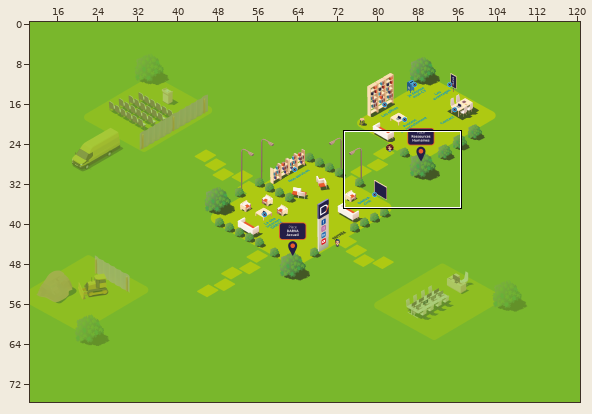
Two states of a Tiled map (JSON), maps/ProjetRH.tmj. The picture above shows the old version from afar; the outline marks the close-up.
Close-up. Before the commit:
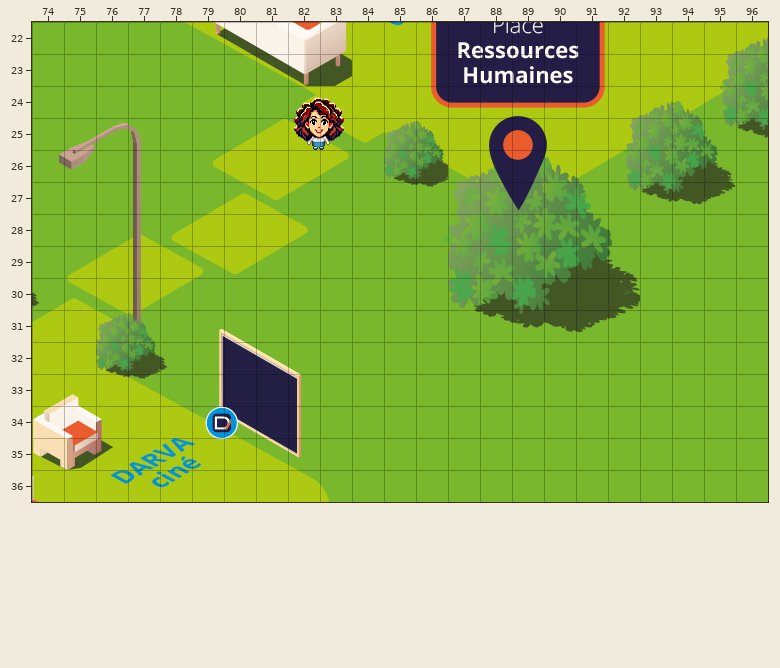
Cells are 32x32 px. Shown: x 74..96, y 22..36. The commit also changed other parts of the map, which this record leaves out.
After the commit:
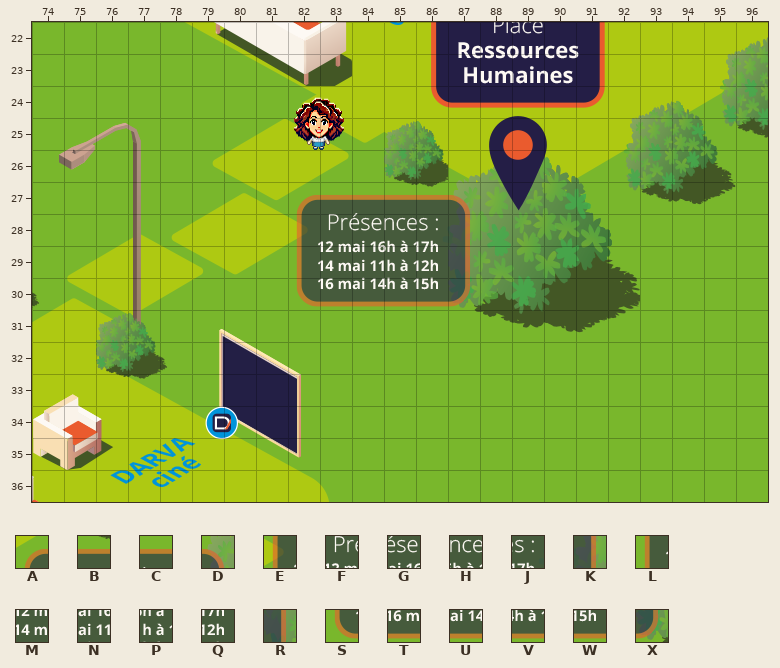
Key: from "Chunk 39": A 15, B 16, C 17, D 20, E 25, F 26, G 27, H 28, J 29, K 30, L 31, M 32, N 33, P 34, Q 35, R 36, S 37, T 38, U 39, V 40, W 41, X 42.
_ is an empty cell, . an unchanged one.
See-through tiles are keyed as they look on the map.
The exact change:
--- layer "Les panneaux signalétiques"
@@ x 82..87 @@
-27 ______
-28 ______
-29 ______
-30 ______
+27 ABCBBD
+28 EFGHJK
+29 LMNPQR
+30 STUVWX
